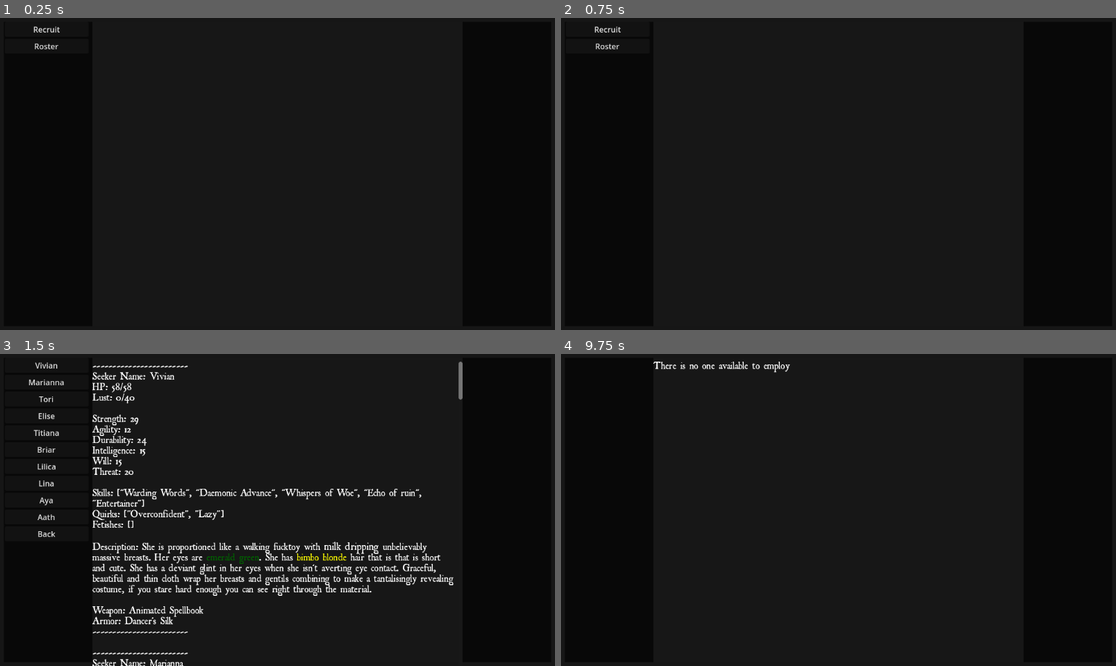
Above: before the commit, frames 1-4 (two rows, left to right).
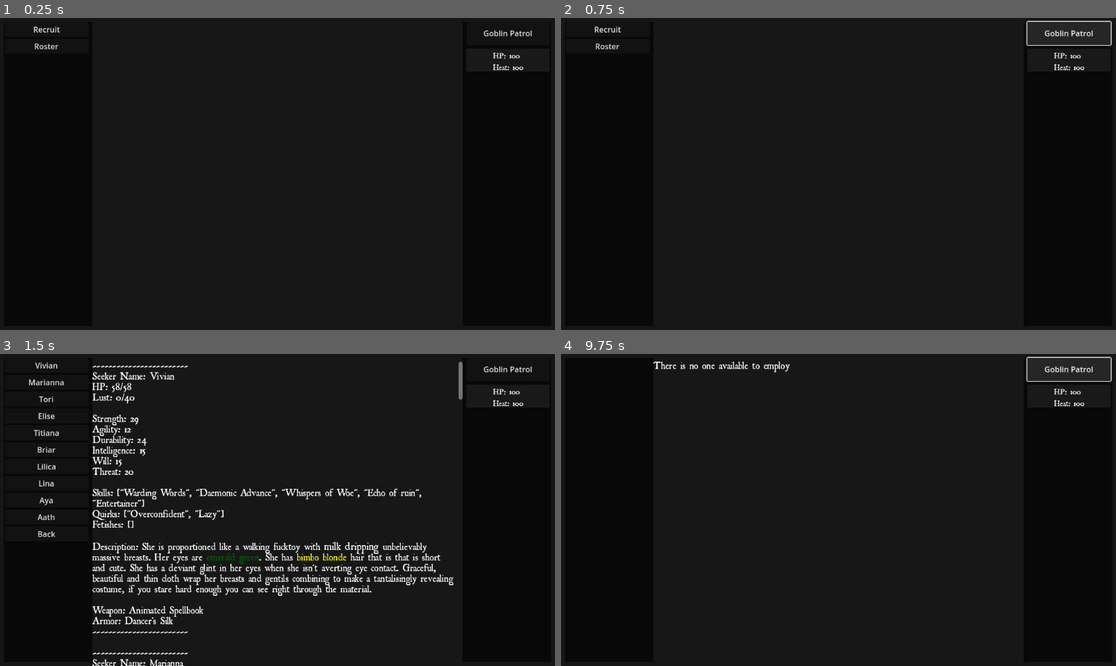
Above: after the commit, the same moments.

Repository: discord8/Darkest-Desire
Game: Godot game, scene res://Scenes/Darkest_Desire.tscn
Two runs of this game, one before a commit and one after it. Both use one fixed random seed, a clock stepped at 60 frames per second and the inputs below.
Inputs (mouse positions are in pixels of both pictures, inside the frame that each line leads up to):
- Up to frame 1 (0.25 s): no input
- Up to frame 2 (0.75 s): click (1071, 33) at 0.5 s, where only the run after the commit has a clickable "Goblin Patrol"
- Up to frame 3 (1.5 s): click "Recruit" at 1.25 s
- Up to frame 4 (9.75 s): click "Vivian" at 2 s; click "Marianna" at 2.75 s; click "Tori" at 3.5 s; click "Elise" at 4.25 s; click "Titiana" at 5 s; click "Briar" at 5.75 s; click "Lilica" at 6.5 s; click "Lina" at 7.25 s; click "Aya" at 8 s; click "Aath" at 8.75 s; click (1071, 369) at 9.5 s, where only the run after the commit has a clickable "Goblin Patrol"

The runs differ from the first frame. In frame 1, 0.2% of the frame differs, in the area x 87-96%, y 4-17%; in frame 2, 1.3%, in the area x 83-100%, y 0-17%; in frame 3, 0.2%; in frame 4, 1.3%.

Commit message:
g

Diff:
--- a/Scenes/Darkest_Desire.tscn
+++ b/Scenes/Darkest_Desire.tscn
@@ -1,7 +1,19 @@
-[gd_scene load_steps=3 format=3 uid="uid://bnbnuqgsahmxf"]
+[gd_scene load_steps=7 format=3 uid="uid://bnbnuqgsahmxf"]
 
 [ext_resource type="FontFile" uid="uid://dic7gv6lwabbn" path="res://Font/RomanAntique.ttf" id="1_xa3yt"]
 [ext_resource type="FontFile" uid="uid://dawf50upxndt7" path="res://Font/RomanAntique-Italic.ttf" id="2_uc6mk"]
+
+[sub_resource type="StyleBoxFlat" id="StyleBoxFlat_q0beu"]
+bg_color = Color(0.6, 0.6, 0.6, 0.117647)
+
+[sub_resource type="StyleBoxFlat" id="StyleBoxFlat_nexd2"]
+bg_color = Color(0.639216, 0.113725, 0.184314, 1)
+
+[sub_resource type="StyleBoxFlat" id="StyleBoxFlat_bdkac"]
+bg_color = Color(0.6, 0.6, 0.6, 0.117647)
+
+[sub_resource type="StyleBoxFlat" id="StyleBoxFlat_qu4w1"]
+bg_color = Color(0.690196, 0.192157, 0.188235, 1)
 
 [node name="Control" type="Control"]
 layout_mode = 3
@@ -40,6 +52,85 @@
 anchor_bottom = 0.10443
 offset_right = -5.0
 offset_bottom = 566.0
+metadata/_edit_use_anchors_ = true
+
+[node name="main_enemy_container" type="Control" parent="ColorRect_base/right_side_container"]
+custom_minimum_size = Vector2(140, 120)
+layout_mode = 2
+metadata/_edit_use_anchors_ = true
+
+[node name="Main_enemy" type="Button" parent="ColorRect_base/right_side_container/main_enemy_container"]
+layout_mode = 2
+anchor_right = 1.0
+anchor_bottom = 0.141667
+offset_right = 6.10352e-05
+offset_bottom = 31.0
+grow_horizontal = 2
+grow_vertical = 2
+text = "Goblin Patrol"
+metadata/_edit_use_anchors_ = true
+
+[node name="main_enemy_health" type="ProgressBar" parent="ColorRect_base/right_side_container/main_enemy_container/Main_enemy"]
+layout_mode = 1
+anchors_preset = -1
+anchor_top = 1.16667
+anchor_right = 1.0
+anchor_bottom = 1.66667
+grow_horizontal = 2
+grow_vertical = 2
+size_flags_horizontal = 3
+size_flags_vertical = 3
+theme_override_fonts/font = ExtResource("1_xa3yt")
+theme_override_styles/background = SubResource("StyleBoxFlat_q0beu")
+theme_override_styles/fill = SubResource("StyleBoxFlat_nexd2")
+rounded = true
+show_percentage = false
+metadata/_edit_use_anchors_ = true
+
+[node name="main_enemy_heat" type="ProgressBar" parent="ColorRect_base/right_side_container/main_enemy_container/Main_enemy"]
+layout_mode = 1
+anchors_preset = -1
+anchor_top = 1.625
+anchor_right = 1.0
+anchor_bottom = 2.1875
+offset_top = 2.0
+offset_bottom = -2.0
+grow_horizontal = 2
+grow_vertical = 2
+size_flags_horizontal = 3
+size_flags_vertical = 3
+theme_override_styles/background = SubResource("StyleBoxFlat_bdkac")
+theme_override_styles/fill = SubResource("StyleBoxFlat_qu4w1")
+rounded = true
+show_percentage = false
+metadata/_edit_use_anchors_ = true
+
+[node name="main_enemy_health_label" type="RichTextLabel" parent="ColorRect_base/right_side_container/main_enemy_container/Main_enemy"]
+layout_mode = 1
+anchors_preset = -1
+anchor_left = 0.323699
+anchor_top = 1.33333
+anchor_right = 1.01734
+anchor_bottom = 1.72917
+theme_override_fonts/normal_font = ExtResource("1_xa3yt")
+theme_override_font_sizes/normal_font_size = 18
+bbcode_enabled = true
+text = "HP: 100"
+scroll_active = false
+metadata/_edit_use_anchors_ = true
+
+[node name="main_enemy_heat_label" type="RichTextLabel" parent="ColorRect_base/right_side_container/main_enemy_container/Main_enemy"]
+layout_mode = 1
+anchors_preset = -1
+anchor_left = 0.323699
+anchor_top = 1.83333
+anchor_right = 0.971098
+anchor_bottom = 2.14583
+theme_override_fonts/normal_font = ExtResource("1_xa3yt")
+theme_override_font_sizes/normal_font_size = 18
+bbcode_enabled = true
+text = "Heat: 100"
+scroll_active = false
 metadata/_edit_use_anchors_ = true
 
 [node name="VBoxContainer" type="VBoxContainer" parent="ColorRect_base"]
--- a/Scripts/control.gd
+++ b/Scripts/control.gd
@@ -18,6 +18,7 @@
 var skills: Array
 var skill_objects: Array
 var desires: Array
+var memories: Array
 var description: String
 var threat: int # higher the threat more likely to be targeted
 var initiative_roll: int
@@ -109,6 +110,7 @@
 	self.strength_change = 0
 	self.threat_change = 0 #AT 0 NOT TARGETABLE, gather up party threat each round and roll
 	self.desires = [] #they will remember what happend to them and when they reflect they will choose one for an event. ex …(272 unchanged characters)…
+	self.memories = []
 	self.fetishes = []
 	self.quirks = ["Overconfident"]
 	self.skills = [] #names of skills for display
--- a/Scripts/goblin_battle.gd
+++ b/Scripts/goblin_battle.gd
@@ -15,6 +15,9 @@
 # Called when the node enters the scene tree for the first time.
 var active_seekers = []
 var active_enemies = []
+var knocked_down_seekers = []
+var ridden_seekers = []
+var unconscious_seekers = []
 var swarm_stats
 var goblin_bucket = []
 var in_combat = []
@@ -25,7 +28,7 @@
 func _init():
 	self.title = ""
 	self.hp = randi_range(400,600)
-	self.heat = randi_range(1,5)
+	self.heat = randi_range(5,10)
 	self.attacks = ["Swarm", "Taunt", "Throw Rock", "Hump", "Club", "Pull hair", "Masturbate", "Bite"]
 	self.opportunity_attacks = ["Ride Mount", "Ejaculate"]
 	self.sex_attacks = ["Blowjob", "Cullingus", "Anilingus", "Breast pull", "Vaginal", "Anal" ]
@@ -44,10 +47,19 @@
 var minor_debuff = 5
 var moderate_debuff = 10
 var major_debuff = 15
+var main_enemy_container
+var main_enemy_health
+var main_enemy_heat
+var main_enemy_hp_label
+var main_enemy_heat_label
 
 func _ready():
-	pass
-
+	var current_scene = get_tree().current_scene
+	main_enemy_container = current_scene.get_node("ColorRect_base/right_side_container/main_enemy_container")
+	main_enemy_health = current_scene.get_node("ColorRect_base/right_side_container/main_enemy_container/Main_enemy/main_enemy_health")
+	main_enemy_heat = current_scene.get_node("ColorRect_base/right_side_container/main_enemy_container/Main_enemy/main_enemy_heat")
+	main_enemy_hp_label = current_scene.get_node("ColorRect_base/right_side_container/main_enemy_container/Main_enemy/main_enemy_health_label")
+	main_enemy_heat_label = current_scene.get_node("ColorRect_base/right_side_container/main_enemy_container/Main_enemy/main_enemy_heat_label")
 
 
 func Goblin_battle():
@@ -61,12 +73,8 @@
 		global.left_buttons.append(seeker_inspect)
 		active_seekers.append(seeker)
 	global.departing.clear()
-	var goblin_button = Button.new()
-	goblin_button.text = "Goblin Patrol"
-	global.right_button_container.add_child(goblin_button)
-	goblin_button.pressed.connect(Callable(global, "_inspect_goblin"))
-	global.right_buttons.append(goblin_button)
 	swarm_stats = goblins.new()
+	create_swarm(swarm_stats)
 	var alive_goblins = swarm_stats.hp/50
 	for i in alive_goblins:
 		var current_goblin = goblins.new()
@@ -131,8 +139,134 @@
 
 
 func goblin_turn(participant):
-	global.main_text.text += str(participant.title) + " goblin takes a turn."
+	var action_choice = randi_range(1,10)
+	global.main_text.text += str(participant.title) + " takes a turn.\n\n"
+	if action_choice >= 3 and swarm_stats.heat >= 20 and knocked_down_seekers.size >= 1:
+		var index = randi_range(0,knocked_down_seekers.size() - 1)
+		var target = knocked_down_seekers[index]
+		var skill_check = randi_range(0,75) #change
+		swarm_stats.heat -= 20
+		#make sure to have a general method to free captives, also a loss condition if all seekers are captured, maybe with a special sex scene where the goblins ride there mounts back to their village
+		if "Pony Fetish" in target.fetishes or "Submissive Slave" in target.fetishes or "Spanked Fetish" in target.fetishes:
+			var potential_memory = randi_range(1,2) #1/4?
+			knocked_down_seekers.erase(target)
+			ridden_seekers.append(target)
+			var gained_lust = randi_range(15,25)
+			target.lust += gained_lust
+			global.main_text.text += str(participant.title) + " turns " + str(target.title) + " onto all fours, realising where this is going " + str(target.title) + " and shakes her ripe ass back and forth begging the goblin to discipline her. A series of rough spanks causes her arousal to spike and claim her total obedience. The goblin then claws his way up onto her back and whips a bar gag into her mouth that is connected by reigns controling her like a mount in battle. Her heart flutters and her pussy wettens unable to disobey with every spank and excited jerk of the gag she bends to her master's whim gaining [color=hotpink]" + str(gained_lust) + " Lust [/color]."
+			if "Spanked Fetish" not in target.fetishes and potential_memory == 1 and "Spanked" not in target.memories:
+				target.memories.append("Spanked")
+				global.main_text.text += "[color=orchid]" + str(target.title) + " dwells on her reddened sore cheeks, feeling the numbing pain radiate through her body, she starts unpacking her opinions. " + str(target.title) + " gained the memory \"Spanked\".[/color]"
+			elif "Pony Fetish" not in target.fetishes and potential_memory == 2 and "Ridden like a pony" not in target.memories:
+				target.memories.append("Ridden like a pony")
+				global.main_text.text += "\n\n[color=orchid]" + str(target.title) + " through her embarrasment she can't believe shes letting a goblin ride her like an inferior animal. " + str(target.title) + " gained the memory \"Ridden like a pony\".[/color]"
+		if target.will <= skill_check:
+			knocked_down_seekers.erase(target)
+			ridden_seekers.append(target)
+			var gained_lust = randi_range(5,15)
+			target.lust += gained_lust
+			var potential_memory = randi_range(1,2)
+			global.main_text.text += str(participant.title) + " turns " + str(target.title) + " onto all fours and thunderously spanks her thick ass causing a shrill shriek followed by lustful recovery breaths. The goblin claws his way up onto her back while shes subdued and whips a bar gag into her mouth that is connected by reigns to control her like a mount in battle. Her heart flutters and her pussy wettens unable to disobey with every spank and excited jerk of the gag she bends to her master's whim gaining [color=hotpink]" + str(gained_lust) + " Lust [/color]."
+			if "Spanked Fetish" not in target.fetishes and potential_memory == 1 and "Spanked" not in target.memories:
+				target.memories.append("Spanked")
+				global.main_text.text += "\n\n[color=orchid]" + str(target.title) + " dwells on her reddened sore cheeks, feeling the numbing pain radiate through her body, she starts unpacking her opinions. " + str(target.title) + " gained the memory \"Spanked\".[/color]"
+			elif "Pony Fetish" not in target.fetishes and potential_memory == 2 and "Ridden like a pony" not in target.memories:
+				target.memories.append("Ridden like a pony")
+				global.main_text.text += "\n\n[color=orchid]" + str(target.title) + " through her embarrasment she can't believe shes letting a goblin ride her like an inferior animal. " + str(target.title) + " gained the memory \"Ridden like a pony\".[/color]"
+		if target.will >= skill_check:
+			var gained_lust = randi_range(5,10)
+			target.lust += gained_lust
+			global.main_text.text += str(participant.title) + " turns " + str(target.title) + " onto all fours and thunderously spanks her thick ass causing a shrill shriek followed by lustful recovery breaths. The goblin claws his way up onto her back while shes subdued and whips a bar gag into her mouth that is connected by reigns to control her like a mount in battle. Still defiant " + str(target.title) + " bucks wildly sending the goblin soaring back into the crowd with a comical yodel, spitting out the gag she can't help but feel flustered from the experience gaining [color=hotpink]" + str(gained_lust) + " Lust [/color]."
+	else:
+		var index = randi_range(0,active_seekers.size() - 1)
+		var target = active_seekers[index]
+		if action_choice >= 7 and swarm_stats.heat >= 10:
+			var skill_check = randi_range(1,55)
+			var location_list = ["left breast", "right breast", "left ass cheek", "right ass cheek", "left ankle", "right ankle", "neck"]
+			var location_index = randi_range(0,location_list.size() - 1)
+			var random_location = location_list[location_index]
+			if random_location == "left ankle" or random_location == "right ankle":
+				global.main_text.text += str(participant.title) + " furiously bites " + str(target.title) + " targeting her " + str(random_location) +  " as he attempts to pull her down to his size."
+				if target.durability >= skill_check:
+					var damage = randi_range(3,8)
+					if target.armor == "Fantasy Fullplate":
+						damage = randi_range(1,5)
+					target.stamina -= damage
+					swarm_stats.heat -= 5
+					global.main_text.text += " Gritting through the pain " + str(target.title) + " shakes her leg harshly sending the gobling bouncing across the ground upon his ejection."
+				else:
+					var damage = randi_range(6,11)
+					if target.armor == "Fantasy Fullplate":
+						damage = randi_range(3,8)
+					target.stamina -= damage
+					swarm_stats.heat -= 10
+					knocked_down_seekers.append(target)
+					active_seekers.erase(target)
+					global.main_text.text += " Unable to contest the sharp pain " + str(target.title) + " falls to her knees as the surrounding goblins start to surround her."
+			elif random_location == "neck":
+				global.main_text.text += str(participant.title) + " goes straight for the neck, leaping up, razor sharp teeth brandished."
+				var dodge_roll = randi_range(1,70)
+				if target.agility >= dodge_roll or target.strength >= dodge_roll:
+					swarm_stats.heat -= 5
+					if target.agility >= target.strength: #add masochist who can't dodge effect? maybe sadist who throws it back
+						global.main_text.text += str(target.title) + " Swiftly side steps as the goblin flies past her and bounces roughly on the ground."
+					else:
+						global.main_text.text += str(target.title) + " catches her assailant by the throat before slamming him onto the ground with causing instantaneous unconsciousness."
+				else:
+					swarm_stats.heat -= 10
+					var damage = randi_range(20,25)
+					if target.armor == "Fantasy Fullplate":
+						damage = randi_range(17,22)
+					target.stamina -= damage
+					global.main_text.text += str(target.title) + " is unable to react fast enough as the Goblin fangs sinks violently into her neck causing an eruption of blood."
+			else:
+				global.main_text.text += str(participant.title) + " jumps and clings onto " + str(target.title) + " cheekily biting into her " + str(random_location)
+				var potential_memory = randi_range(1,3)
+				var pain_memory = randi_range(1,20)
+				var damage = randi_range(3,6)
+				if "Sensitive Breasts" in target.fetishes and random_location == "left breast" or random_location == "right breast":
+					var lust_gain = randi_range(15,20)
+					target.lust += lust_gain
+					global.main_text.text += " because of her sensitive breasts " + str(target.title) + " moans with pleasure even through the pain, gaining " + str(lust_gain) + " lust."
+				elif "Sensitive Ass" in target.fetishes and random_location == "left ass cheek" or random_location == "right ass cheek":
+					var lust_gain = randi_range(15,20)
+					target.lust += lust_gain
+					global.main_text.text += " because of her sensitive ass " + str(target.title) + " coos with pleasure even through the pain, gaining " + str(lust_gain) + " lust."
+				else:
+					var lust_gain = randi_range(1,6)
+					target.lust += lust_gain
+					global.main_text.text += " a mixture of pain and pleasure stimulates her mind, causing her to gain " + str(lust_gain) + " lust."
+				if target.armor == "Fantasy Fullplate":
+					damage = randi_range(1,3)
+				target.stamina -= damage
+				if "Bitten Fetish" not in target.fetishes and potential_memory == 1 and "Bite Mark" not in target.memories:
+					target.memories.append("Bite Mark")
+					global.main_text.text += "\n\n[color=orchid] As the goblin is flung off " + str(target.title) + "can't help but to feel the not entirely unpleasant sensation of the stinging mark. " + str(target.title) + " gained the memory \"Bite Mark\".[/color]"
+				if "Pain Slut" not in target.fetishes and "Fuck Meat" not in target.fetishes and "Sadistic Stimulator" not in target.fetishes and pain_memory == 1 and "Erotic Injury" not in target.memories: #maybe add not true if sadist
+					global.main_text.text += "\n\n[color=orchid]" + str(target.title) + " focuses on the pain mixed with the buzzing lust within her heart and she thinks to herself, that wasn't that bad. " + str(target.title) + " gained the memory \"Erotic injury\".[/color]"
+		elif action_choice <= 5:
+			print(target.stamina)
+			var damage = randi_range(5,10)
+			if target.armor == "Fantasy Fullplate":
+				damage = randi_range(2,7)
+			target.stamina -= damage
+			print(target.stamina)
+			global.main_text.text += str(participant.title) + " bonks " + str(target.title) + " with his club. Dealing [color=red]" + str(damage) + " damage [/color]."
+		elif action_choice <= 10:
+			var dodge_roll = randi_range(1,60)
+			var damage = randi_range(10,15)
+			if target.armor == "Fantasy Fullplate":
+				damage = randi_range(7,12)
+			if target.agility >= dodge_roll or target.strength >= dodge_roll:
+				if target.agility >= target.strength: #add masochist who can't dodge effect? maybe sadist who throws it back
+					global.main_text.text += "With a triumphant Goblin battle cry " + str(participant.title) + " hurls a stone at " + str(target.title) + ". Which she easily bobs her head dodging the projectile entirely."
+				else:
+					global.main_text.text += "With a triumphant Goblin squeak " + str(participant.title) + " hurls a stone at " + str(target.title) + ". Which she nonchantly bats it off the trajectory with her weapon."
+			else:
+				target.stamina -= damage
+				global.main_text.text += str(participant.title) + " throws a rock " + str(target.title) + " with his club. Dealing [color=red]" + str(damage) + " damage [/color]."
 	global.main_text.text += "\n------------------------\n"
+	update_ui()
 	#put goblin logic here
 	current_turn += 1
 	if current_turn < in_combat.size():
@@ -312,6 +446,9 @@
 	if ability.cooldown == 2:
 		seeker.skill_objects.erase(ability)
 		seeker.cooldown_3.append(ability)
+	if swarm_stats.hp <= 0:
+		victory()
+	update_ui()
 	process_turns()
 
 
@@ -341,6 +478,7 @@
 				swarm_stats.status.erase("Burn")
 				global.main_text.text += " The Goblins that were on fire have either died or put it out.\n\n"
 	if swarm_stats.hp <= 0:
+		victory()
 		global.main_text.text += "The battle has been won!"
 	else:
 		roll_initiative()
@@ -402,6 +540,34 @@
 	player_turn(seeker)
 
 
+func create_swarm(swarm_stats):
+	main_enemy_container.show()
+	main_enemy_health.max_value = swarm_stats.hp
+	main_enemy_health.value = swarm_stats.hp
+	main_enemy_hp_label.text = "HP: " + str(swarm_stats.hp)
+	main_enemy_heat.max_value = 50
+	main_enemy_heat.value = swarm_stats.heat
+	main_enemy_heat_label.text = "Heat: " + str(swarm_stats.heat)
+
+
+
+func update_ui():
+	main_enemy_health.value = swarm_stats.hp
+	main_enemy_hp_label.text = "HP: " + str(swarm_stats.hp)
+	main_enemy_heat.value = swarm_stats.heat
+	main_enemy_heat_label.text = "Heat: " + str(swarm_stats.heat)
+
+
+func victory():
+	# do not restore unless the end of the dungeon, put that logic in dungeon crawling. but for testing have it here
+	#move all seekers in other lists like orgy and ridden to active
+	global.main_text.text += "\n------------------------\nThe goblins have been defeated! only a couple stragglers remain as they run back home.\n\n"
+	for seeker in active_seekers:
+		var memory_goblin_superiority = randi_range(1,10)
+		if "Overconfident" in seeker.quirks and memory_goblin_superiority >= 5: #make like one, high for testing purpose
+			seeker.memories.append("Superior to Goblins")
+			global.main_text.text += "\n\n[color=orchid]" + str(seeker.title) + " savors this triumph and considers herself truly greater then goblins. She has gained the \"Superior to Goblins\" memory. [/color] " #have a memory if losing to goblins and has this memory something like "lost to inferior goblins!"
+
 # keep adding skills including armor
 # add goblin actions and display like hp
 # add sexskills when lust is half full based on desires
@@ -409,3 +575,6 @@
 # add memories, ideas: seeing masturbation, seeing sex, seeing brutality from goblins, seeing a seeker engage sex, seei …(229 unchanged characters)…
 # add goblin minions, alpha, loot goblins, brood mothers?
 # look into button errors, it works for now but output is not liking it
+#have unlocks behind fetishes like anal slut being after likes anal or something
+# memory list: "Superior to Goblins", "Bite Mark", "Spanked", "Erotic Injury", "Breasts toyed with", "Climax", "Ass Gropped"
+# Fetish list: "Pony Fetish", "Submissive Slave", "Spanked Fetish", "Bitten Fetish", "Fuck Meat", "Sadistic Stimulator", "Pain Slut", "Sensitive Ass", "Sensitive Breasts", "Sensitive Pussy", "Sensitive Mouth"
